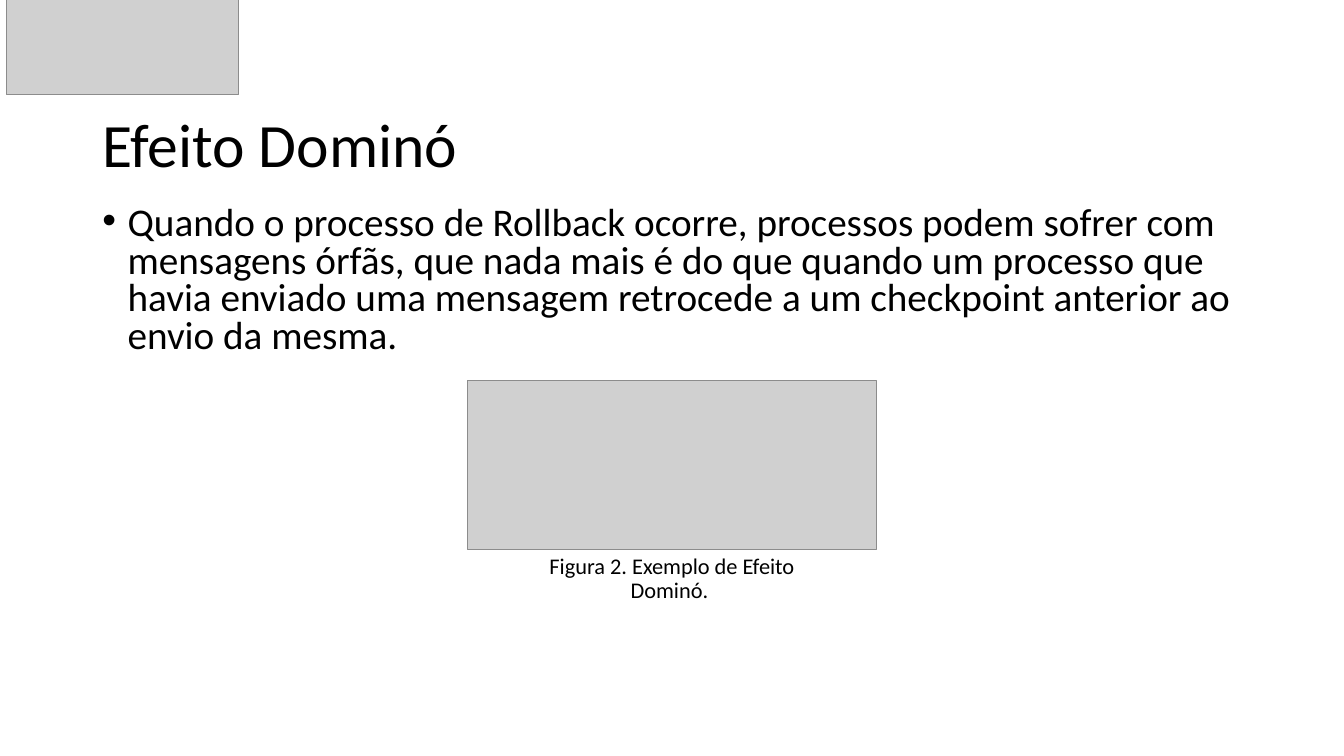
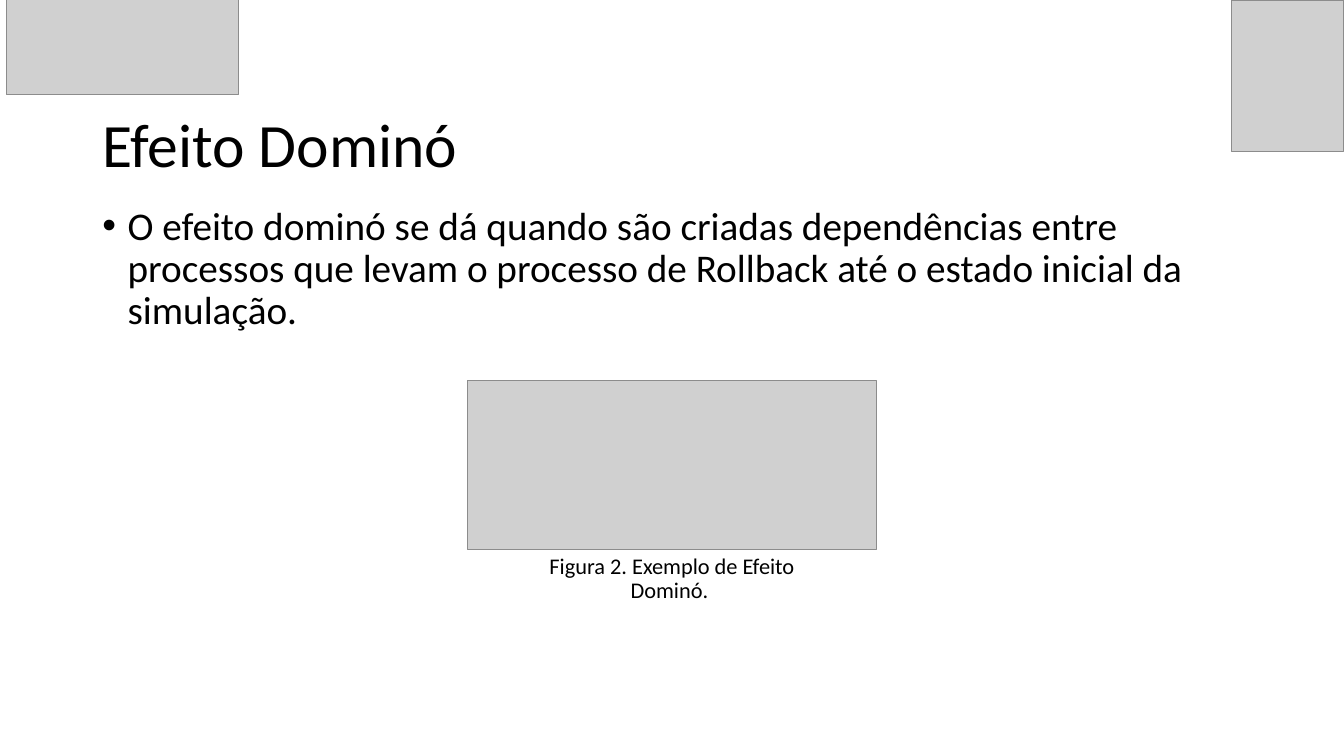
Before and after one commit to GuilhermeBizzani/TCC, a slide deck: slide 12 of Primeira apresentacao.pptx. Drawn at 1344x756 pixels with LibreOffice and Linux fonts; fonts in the diff are those of the drawing; grey boxes stand for pictures. Boxes give left, top, right and bottom in pixels: in the first picture for what was removed or moved away, otherwise in the second. Text is boxed around its words. In the diff, an @@ line names an element or a change of style, - is before the commit and + after.

```diff
--- a/Primeira apresentacao.pptx
+++ b/Primeira apresentacao.pptx
@@ picture added at [1232, 0, 1344, 151] @@
@@ text at [128, 212, 1182, 331]: text changed @@
-• Quando o processo de Rollback ocorre, processos podem sofrer com mensagens órfãs, que nada mais é do que quando um processo que havia enviado uma mensagem retrocede a um checkpoint anterior ao envio da mesma.
+• O efeito dominó se dá quando são criadas dependências entre processos que levam o processo de Rollback até o estado inicial da simulação.
```
Also in this commit, not shown: 10 other slides changed, 5 slides added, 3 slides removed, 3 other files.
